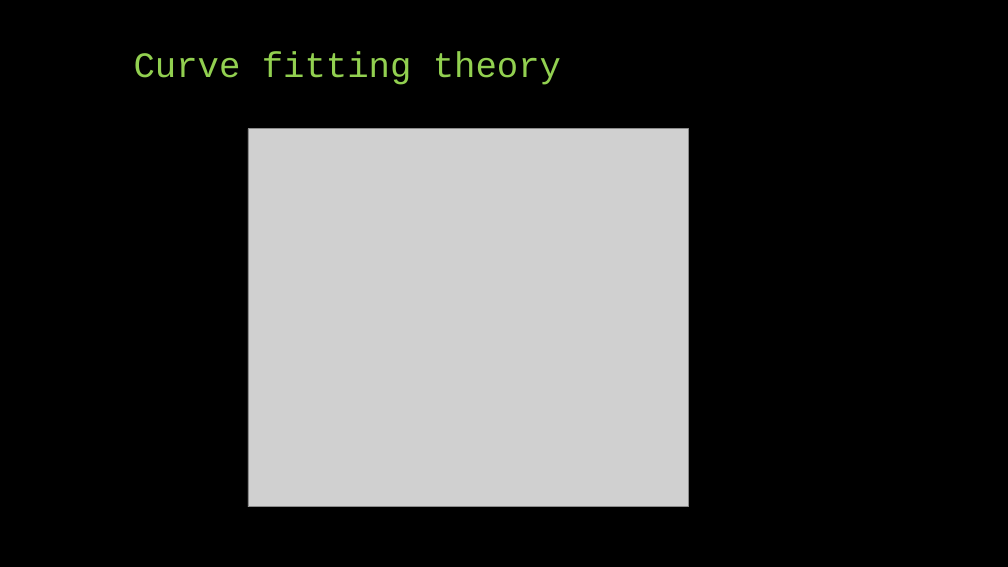
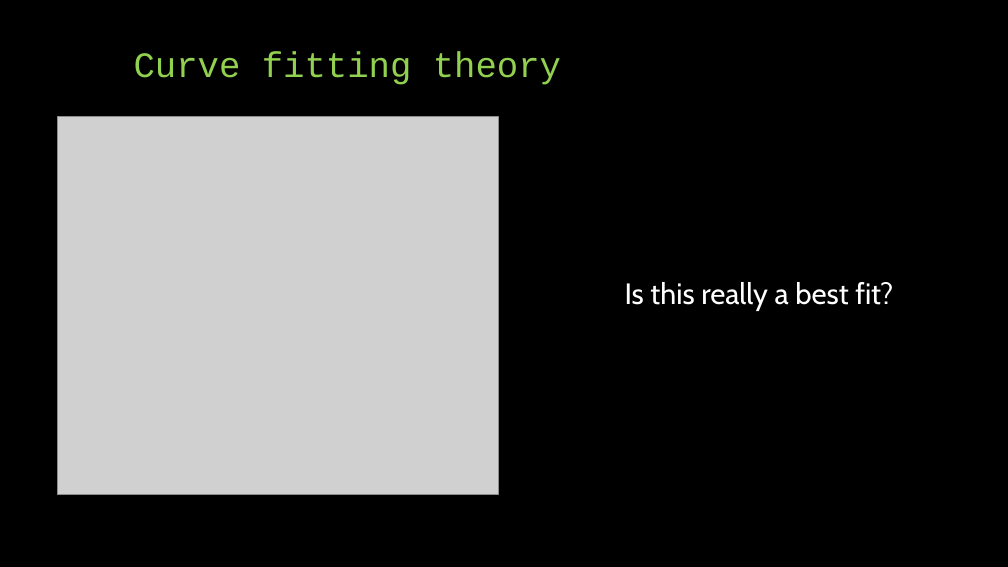
Before and after one commit to phys3112/Tutorials-with-Matt, a slide deck: slide 3 of Tutorial 2 Data and optimisation.pptx. Drawn at 1008x567 pixels with LibreOffice and Linux fonts; fonts in the diff are those of the drawing; grey boxes stand for pictures. Boxes give left, top, right and bottom in pixels: in the first picture for what was removed or moved away, otherwise in the second. Text is boxed around its words. In the diff, an @@ line names an element or a change of style, - is before the commit and + after.

```diff
--- a/Tutorial 2 Data and optimisation.pptx
+++ b/Tutorial 2 Data and optimisation.pptx
@@ picture: place and size @@
-picture at bbox=[248, 129, 689, 507]
+picture at bbox=[57, 117, 498, 495]
@@ text added at bbox=[625, 282, 893, 311], 28 pt, text #FFFFFF @@
+Is this really a best fit?
```
Also in this commit, not shown: 1 other file.
